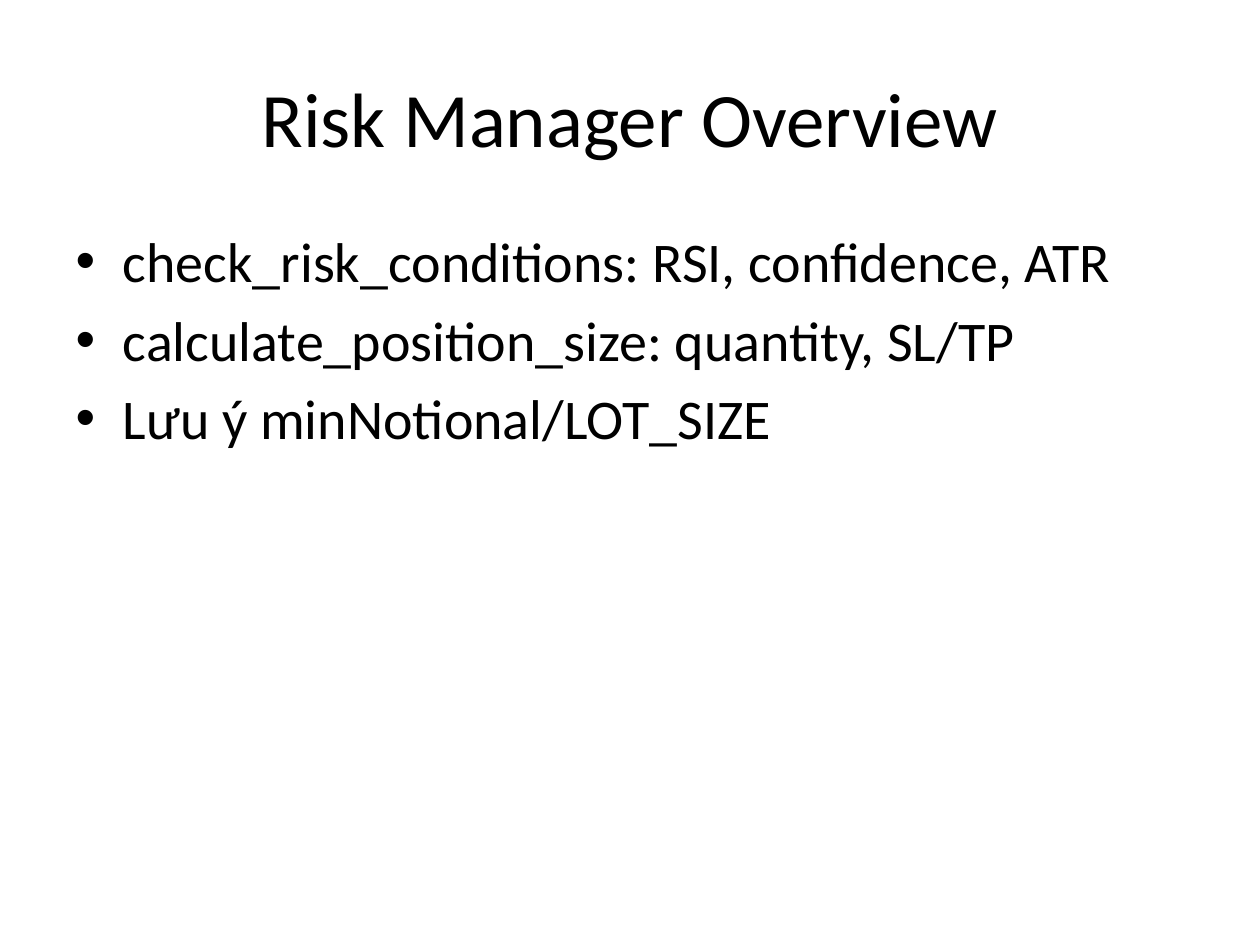
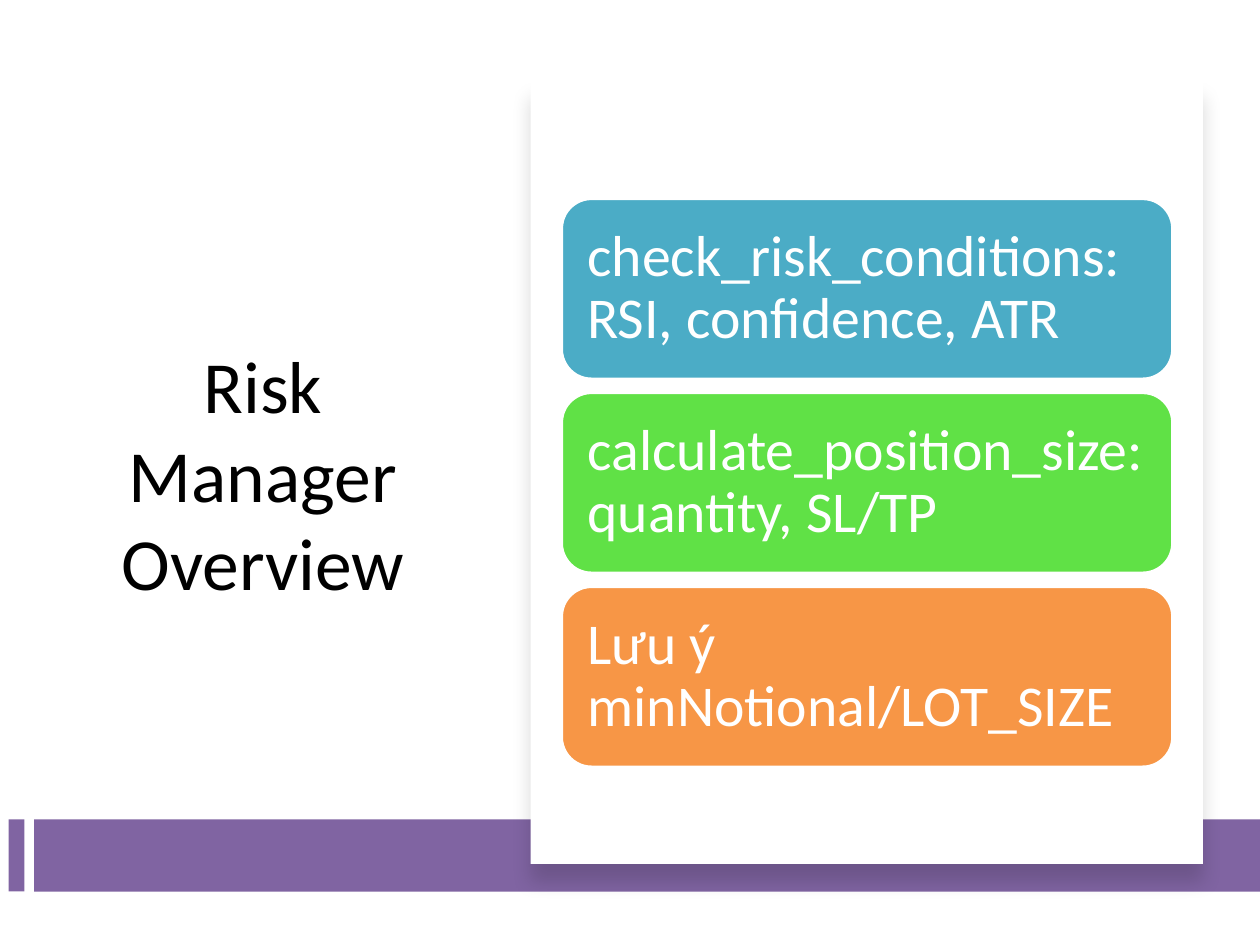
Before and after one commit to j4ngler/Bot_Trading, a slide deck: slide 6 of Buoi2_TradingBot_Slides.pptx. Drawn at 1260x945 pixels with LibreOffice and Linux fonts; fonts in the diff are those of the drawing. Boxes give left, top, right and bottom in pixels: in the first picture for what was removed or moved away, otherwise in the second. Text is boxed around its words. In the diff, an @@ line names an element or a change of style, - is before the commit and + after.

```diff
--- a/Buoi2_TradingBot_Slides.pptx
+++ b/Buoi2_TradingBot_Slides.pptx
@@ rectangle added at <box>530,81,1203,863</box>, fill #FFFFFF @@
@@ title "Risk Manager Overview": place and size @@
-title "Risk Manager Overview" at <box>261,93,997,161</box>
+title "Risk Manager Overview" at <box>121,362,404,591</box>
@@ title "Risk Manager Overview" at <box>121,362,404,591</box>: size 44 to 42 pt @@
@@ text removed at <box>123,243,1111,448</box> @@
-• check_risk_conditions: RSI, confidence, ATR
-• calculate_position_size: quantity, SL/TP
-• Lưu ý minNotional/LOT_SIZE
@@ group added at <box>562,198,1173,767</box>: 3 rounded rectangles, 3 texts @@
+check_risk_conditions: RSI, confidence, ATR
+calculate_position_size: quantity, SL/TP
+Lưu ý minNotional/LOT_SIZE
@@ rectangle added at <box>8,820,23,891</box>, fill #8064A2 @@
@@ rectangle added at <box>34,820,1260,892</box>, fill #8064A2 @@
```
Also in this commit, not shown: 10 other slides changed, 1 slide removed, 10 other files.
